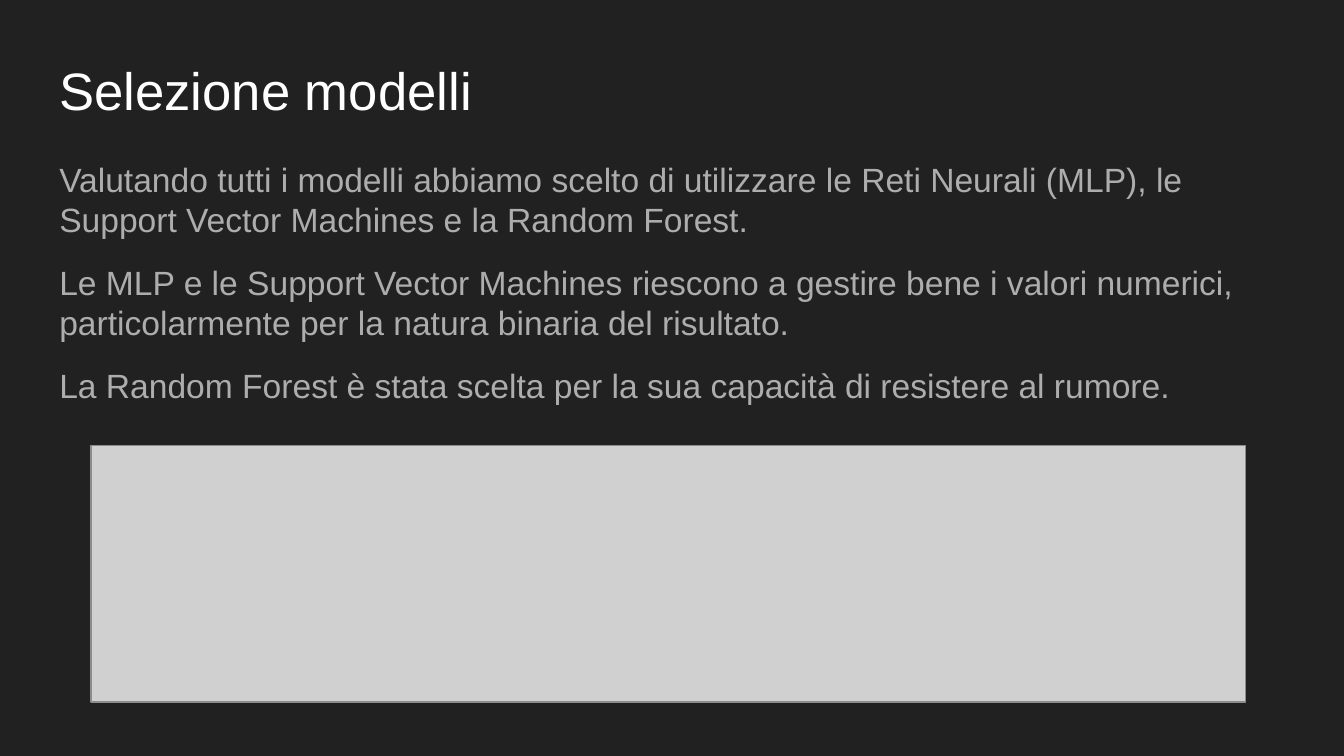
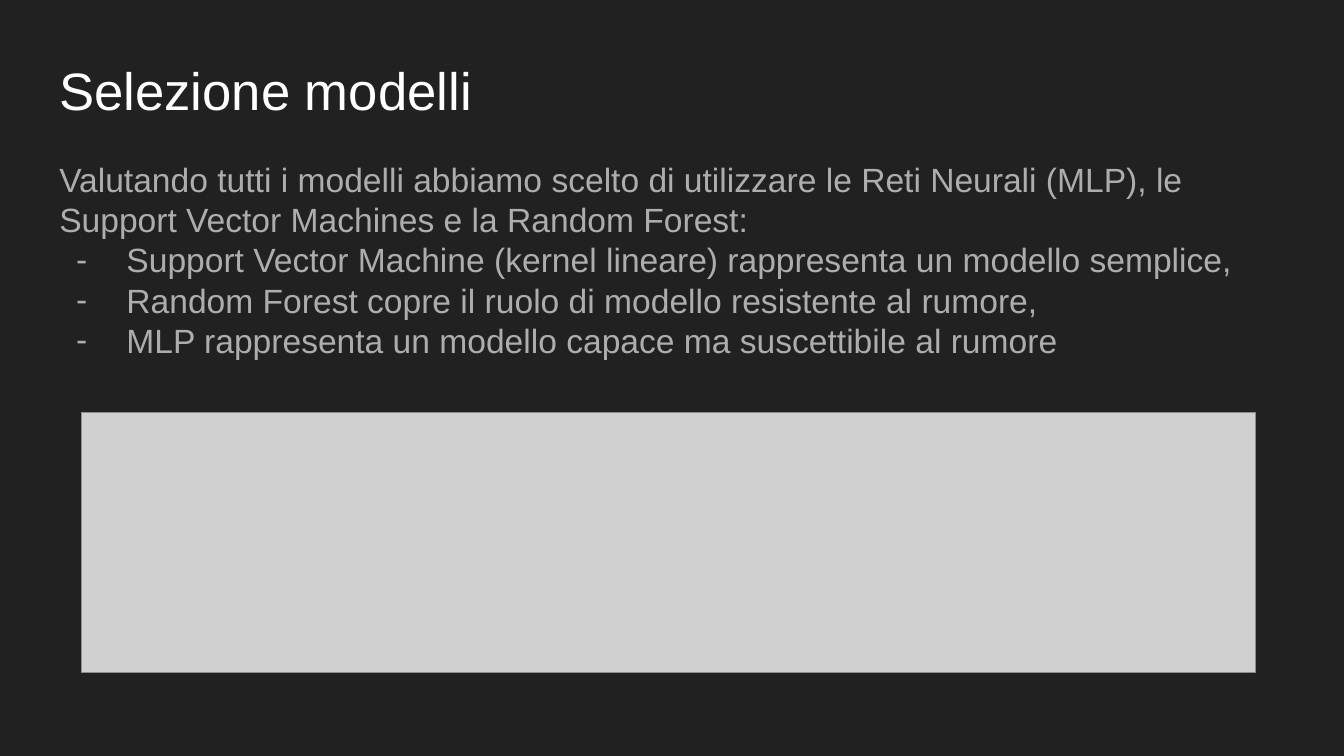
Before and after one commit to LorenzoPinaUnimib/Dataset_Degradetion, a slide deck: slide 7 of Presentazione Progetto Architetture dati.pptx. Drawn at 1344x756 pixels with LibreOffice and Linux fonts; fonts in the diff are those of the drawing; grey boxes stand for pictures. Boxes give left, top, right and bottom in pixels: in the first picture for what was removed or moved away, otherwise in the second. Text is boxed around its words. In the diff, an @@ line names an element or a change of style, - is before the commit and + after.

```diff
--- a/Presentazione Progetto Architetture dati.pptx
+++ b/Presentazione Progetto Architetture dati.pptx
@@ text at <box>59,167,1232,359</box>: text changed @@
-Valutando tutti i modelli abbiamo scelto di utilizzare le Reti Neurali (MLP), le Support Vector Machines e la Random Forest.
-Le MLP e le Support Vector Machines riescono a gestire bene i valori numerici, particolarmente per la natura binaria del risultato.
-La Random Forest è stata scelta per la sua capacità di resistere al rumore.
+Valutando tutti i modelli abbiamo scelto di utilizzare le Reti Neurali (MLP), le Support Vector Machines e la Random Forest:
+– Support Vector Machine (kernel lineare) rappresenta un modello semplice,
+– Random Forest copre il ruolo di modello resistente al rumore,
+– MLP rappresenta un modello capace ma suscettibile al rumore
@@ picture: place and size @@
-picture at <box>91,446,1246,703</box>
+picture at <box>82,413,1255,673</box>
```
Also in this commit, not shown: 9 other slides changed, 3 slides added, 3 slides removed, 1 other file.
